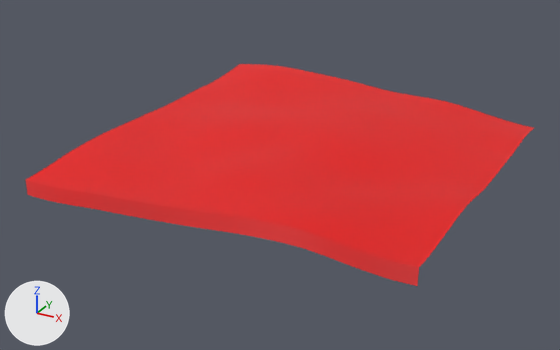
Renders of the glTF model public/assets/testmap/terrain_1_0.glb from each side of a commit.
One viewpoint serves both versions: a 50 mm lens placed at (18.8, -160.8, 37.4), pointed at (-26.9, -77.8, -4.1). The lights are fixed; the arrows at lower left show +X, +Y and +Z. The older version comes first. Vertices at exactly the same position are counted once.

Names of what the first picture shows: 'terrain_1_0.0', 'terrain_1_0.1'.
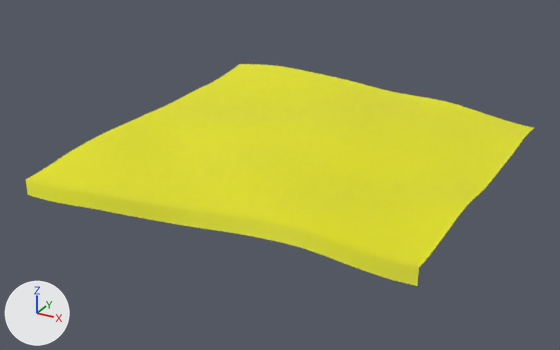
Where the change shows, as pixel boxes [x1, y1, x2, y2] in the pictures (560 x 350 px):
part 1 of me_terrain_1_0_0, recoloured (red to yellow): [26, 64, 534, 268] in both
part 2 of me_terrain_1_0_1, recoloured (red to yellow): [26, 180, 419, 286] in both

The change in detail:
me_terrain_1_0_0 has 2601 vertices, 5000 faces and spans x -50.0..0.0, y -100.0..-50.0, z -1.6..1.9.
me_terrain_1_0_0 is used by ob_terrain_1_0_0; location (0.0, 0.0, 0.0).
me_terrain_1_0_0 part 1: 5000 faces centred in x -49.7..-0.3, y -99.7..-50.3, z -1.5..1.9 are repainted in the vertex colours; the middle colour goes from red #ff0000 to yellow #ffff00.
me_terrain_1_0_1 has 102 vertices, 100 faces and spans x -50.0..0.0, y -100.0, z -3.1..1.6.
me_terrain_1_0_1 is used by ob_terrain_1_0_1; location (0.0, 0.0, 0.0).
me_terrain_1_0_1 part 2: 100 faces centred in x -49.7..-0.3, y -100.0, z -2.5..0.9 are repainted in the vertex colours; the middle colour goes from red #ff0000 to yellow #ffff00.
